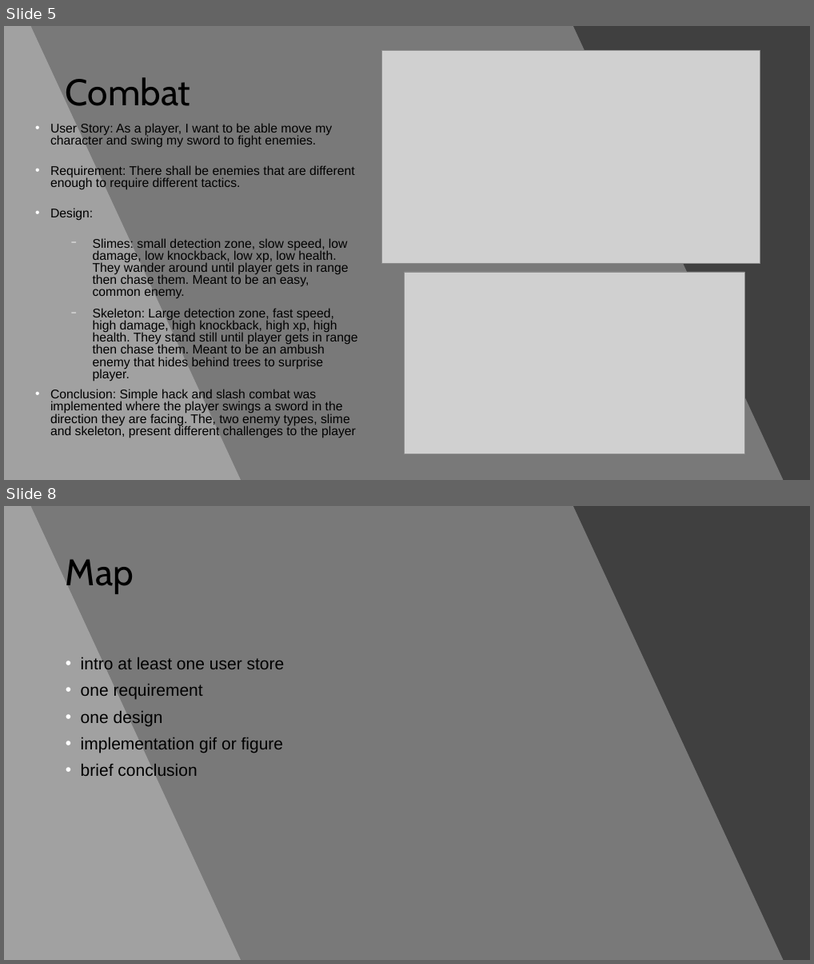
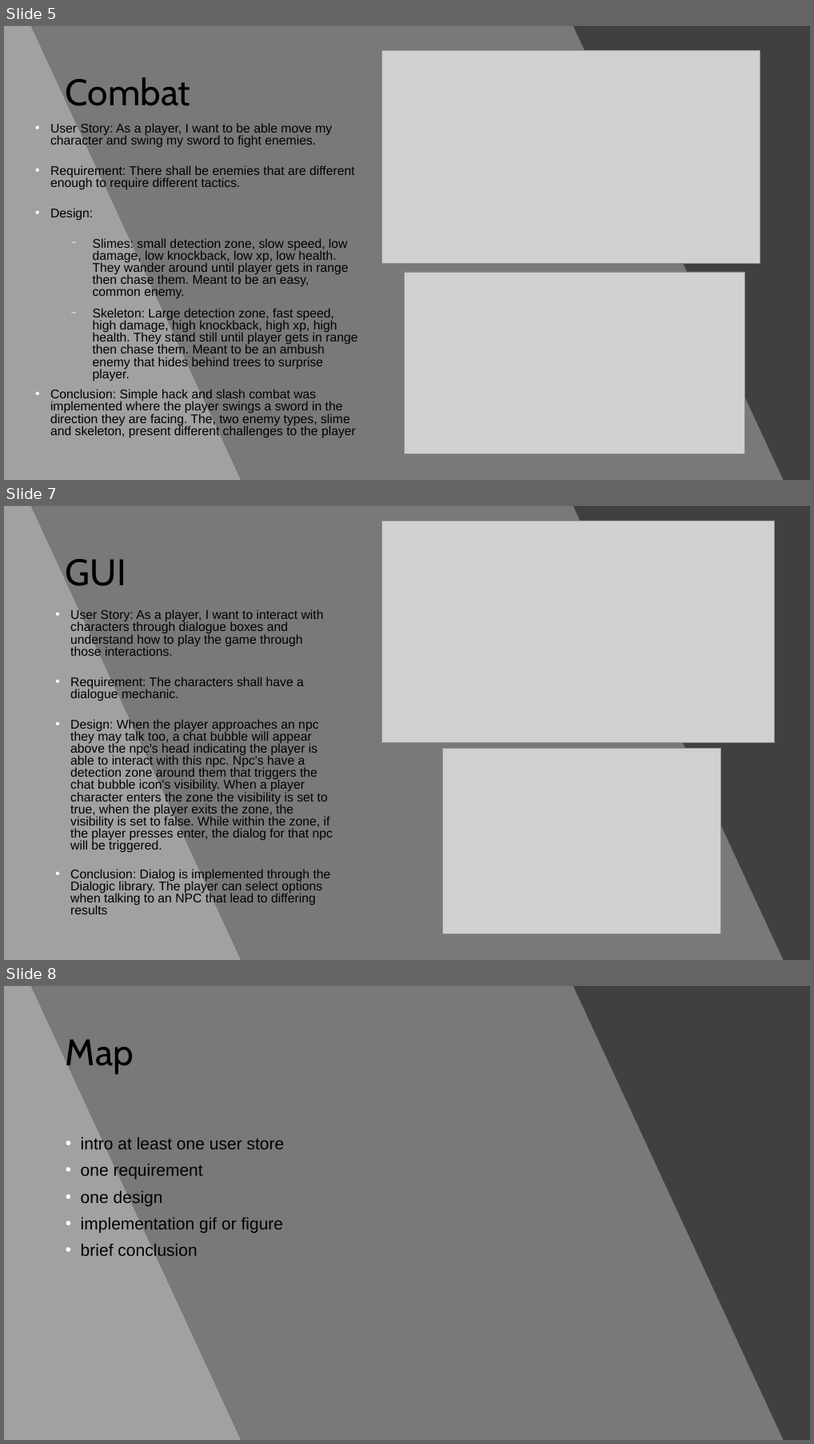
Before and after one commit to WSU-cshimizu/ceg4110-group-project-no-grads, a slide deck: presentation materials/PresentationPowerpoint.pptx. Shown one above the other, each under a label of ours: slides 5 and 8 before the commit, slides 5, 7 and 8 after it; the slides between them are not shown. The pictures are 814x964 and 814x1444 pixels, drawn with LibreOffice and Linux fonts; fonts in the diff are those of the drawing; grey boxes stand for pictures. Boxes give left, top, right and bottom in pixels: in the first picture for what was removed or moved away, otherwise in the second. Text is boxed around its words. In the diff, an @@ line names an element or a change of style, - is before the commit and + after.

Commit message:
added gui dialog slide

```diff
--- a/presentation materials/PresentationPowerpoint.pptx
+++ b/presentation materials/PresentationPowerpoint.pptx
@@ slide 7 added at [4, 506, 810, 960], background #404040 @@
@@ freeform shape added at [4, 506, 784, 960], fill #FFFFFF at 30% opacity @@
@@ freeform shape added at [4, 506, 241, 960], fill #FFFFFF at 30% opacity @@
@@ picture added at [382, 521, 775, 743] @@
@@ title added at [66, 559, 126, 586], 44 pt, text #000000 @@
+GUI
@@ text added at [70, 609, 333, 914], 15 pt, text #000000 @@
+• User Story: As a player, I want to interact with characters through dialogue boxes and understand how to play the game through those interactions.
+• Requirement: The characters shall have a dialogue mechanic.
+• Design: When the player approaches an npc they may talk too, a chat bubble will appear above the npc's head indicating the player is able to interact with this npc. Npc's have a detection zone around them that triggers the chat bubble icon's visibility. When a player character enters the zone the visibility is set to true, when the player exits the zone, the visibility is set to false. While within the zone, if the player presses enter, the dialog for that npc will be triggered.
+• Conclusion: Dialog is implemented through the Dialogic library. The player can select options when talking to an NPC that lead to differing results
@@ picture added at [442, 748, 722, 934] @@
```
Also in this commit, not shown: 1 slide changed, 1 slide removed, 2 other files.
